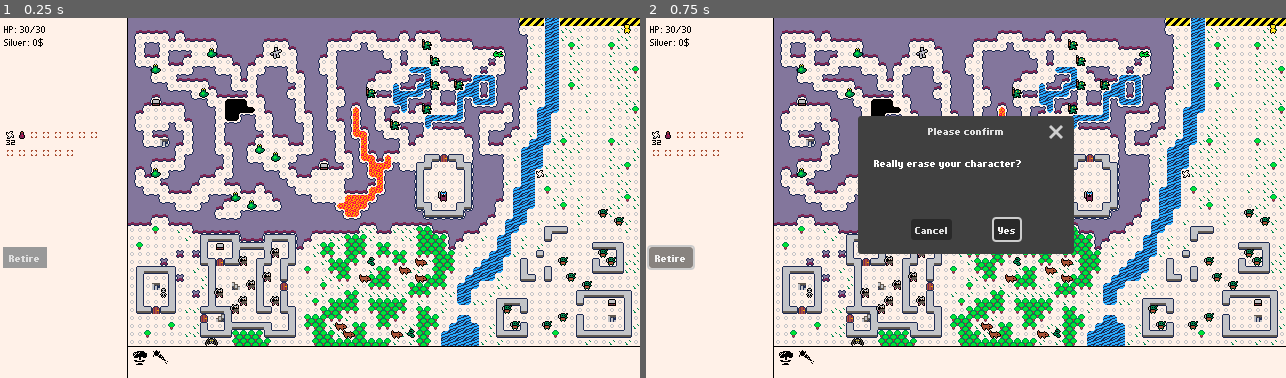
Above: before the commit, frames 1-2 (left to right).
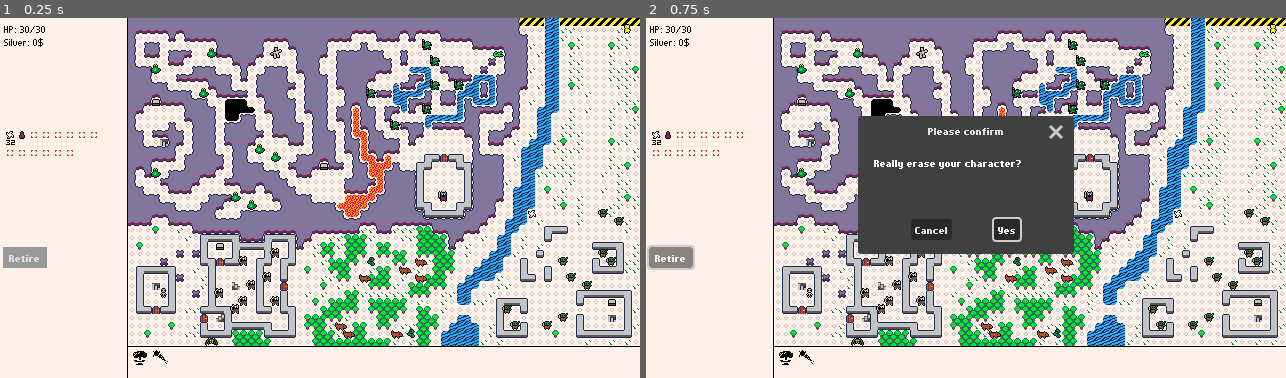
Above: after the commit, the same moments.

Repository: rsaarelm/azoth
Game: Godot game, scene res://game_screen.tscn
The game is run twice, just before and just after one commit, with the same random seed, the same clock (stepped at 60 frames per second) and the same inputs.
Inputs:
- Up to frame 1 (0.25 s): no input
- Up to frame 2 (0.75 s): click "Retire" at 0.5 s

The runs differ from the first frame. In frame 1, less than 0.1% of the frame differs, in the area x 82-85%, y 42-56%; in frame 2, less than 0.1%.

Commit message:
Item collection class for inventory

Diff:
--- a/armory/item.gd
+++ b/armory/item.gd
@@ -9,7 +9,9 @@
 		return data
 	set(value):
 		data = value
-		_refresh()
+		var icon = get_node_or_null("Icon") as Sprite2D
+		if icon:
+			icon.texture = data.icon if data else null
 
 ## Count of copies of the item in a stack for stackable items.
 @export_range(1, 99, 1) var count: int = 1:
@@ -32,22 +34,48 @@
 			posmod(position.y as int, Area.CELL_SIZE))
 		position = Vector2(value * Area.CELL_SIZE + offset)
 
+func _init(_data=null, _count=1):
+	self.data = _data
+	# XXX: Should recoverable error handling be used for constructor validation?
+	assert(_count == 1 || (_data and _data.is_stacking))
+	self.count = _count
+
 func _ready():
-	_refresh()
+	# Create a Sprite2D child node named Icon.
+	var icon = Sprite2D.new()
+	icon.name = "Icon"
+	add_child(icon, true)
+	icon.texture = data.icon if data else null
+	# Create a CollisionShape2D child node that's a circle with radius 2.0
+	var collision = CollisionShape2D.new()
+	var shape = CircleShape2D.new()
+	shape.radius = 2.0
+	collision.shape = shape
+	add_child(collision)
 
-## Update the on-screen icon to match itemdata
-func _refresh():
-	if data:
-		$Icon.texture = data.icon
-	else:
-		$Icon.texture = null
+func _process(_delta):
+	animate()
+
+# Split off part of stack.
+func split(amount: int) -> Item:
+	var clone = duplicate()
+	if amount >= count:
+		amount = count  # Don't make more than we have.
+		self.queue_free()
+	assert(amount == 1 || clone.data.is_stacking)
+	assert(amount <= ItemData.MAX_STACK)
+	clone.count = amount
+	return clone
 
 #region Animation
 const BLINK_CYCLE := int(2.0 * 60)  # 2 seconds in frames
 const BLINK_DURATION := int(0.15 * 60)
 var _phase_offset = hash(self) % BLINK_CYCLE
 
-func _process(_delta):
+func animate():
+	if Engine.is_editor_hint():
+		return  # Don't animate in editor.
+
 	# Blinking animation, operate in 60 FPS frames
 	var frame = (Engine.get_physics_frames() + _phase_offset) % BLINK_CYCLE
 
--- a/armory/item_data.gd
+++ b/armory/item_data.gd
@@ -2,6 +2,8 @@
 extends Resource
 
 ## The abstract Item resource.
+
+const MAX_STACK := 99
 
 @export var name := "Unnamed item"
 @export var icon: Texture2D
--- a/atlas/sprintmap.tscn
+++ b/atlas/sprintmap.tscn
@@ -2,7 +2,7 @@
 
 [ext_resource type="TileSet" uid="uid://bq2yy7xds0ie2" path="res://atlas/tileset.tres" id="1_7geth"]
 [ext_resource type="Script" uid="uid://dbffabqownw0c" path="res://atlas/area.gd" id="2_36h2f"]
-[ext_resource type="PackedScene" uid="uid://bnigs4sd0eduf" path="res://armory/item.tscn" id="3_s5gdo"]
+[ext_resource type="Script" uid="uid://ceg3r73mgjdrx" path="res://armory/item.gd" id="3_s5gdo"]
 [ext_resource type="Resource" uid="uid://goglsyhkeiey" path="res://armory/throwing_star.tres" id="4_hj07n"]
 
 [node name="Area" type="TileMapLayer"]
@@ -14,11 +14,13 @@
 below = "res://atlas/cellar.tscn"
 metadata/_custom_type_script = "uid://dbffabqownw0c"
 
-[node name="ItemNode" parent="." instance=ExtResource("3_s5gdo")]
-position = Vector2(412, 156)
-data = ExtResource("4_hj07n")
-
 [node name="Spawns" type="TileMapLayer" parent="."]
 y_sort_enabled = true
 tile_map_data = PackedByteArray("AAA7AB0AAAAAAAAABQA8AB4AAAAAAAAABQA3ACAAAAAAAAAABQA2AB4AAAAAAAAABQA5ACEAAAAAAAAABQA9AB …(688 unchanged characters)…
 tile_set = ExtResource("1_7geth")
+
+[node name="Item" type="Area2D" parent="."]
+position = Vector2(404, 196)
+script = ExtResource("3_s5gdo")
+data = ExtResource("4_hj07n")
+metadata/_custom_type_script = "uid://ceg3r73mgjdrx"
--- a/bestiary/mob.gd
+++ b/bestiary/mob.gd
@@ -435,14 +435,9 @@
 
 #region Items
 func pick_up(item: Item) -> void:
+	# TODO A/an distinction in articles
 	say("\"A" + item.data.name + ".\"")
-	# Node location gets a bit weird since the item becomes more
-	# abstract at this point and doesn't exist as a sprite anymore.
-	# Parenting it to the player data singleton, let's see if that
-	# works.
-	item.reparent(Player)
-	item.visible = false
-	Player.inventory.append(item)
+	Player.inventory.take(item)
 #endregion
 
 #region Animation
--- /dev/null
+++ b/item_collection.gd
@@ -0,0 +1,70 @@
+class_name ItemCollection extends Node
+
+var items: Array[Item]
+
+signal contents_changed
+
+func take(item):
+	if item.data.is_stacking:
+		# Try to merge into an existing stack.
+		for i in items.size():
+			if items[i].data == item.data:
+				var space = ItemData.MAX_STACK - items[i].count
+				if space >= item.count:
+					# Fully merged into an existing pile, exit early.
+					items[i].count += item.count
+					item.queue_free()
+					contents_changed.emit()
+					return
+				else:
+					items[i].count += space
+					item.count -= space
+
+	# If we're here, the item was not fully merged into an existing stack,
+	# and we need to add a new item.
+
+	# Item moves under container, stops being a visible sprite in the world.
+	item.reparent(self)
+	item.visible = false
+
+	items.append(item)
+	contents_changed.emit()
+
+## Throw an item to a position back in the world.
+func throw(index: int, cell: Vector2i, amount=1):
+	var drop = items[index].split(amount)
+	if !is_instance_valid(items[index]):
+		# It was consumed by the split
+		items.remove_at(index)
+	contents_changed.emit()
+
+	# Throw it back to the world and have it be visible.
+	drop.visible = true
+	drop.cell = cell
+	drop.reparent(Game.area())
+
+## Consume items without sending them anywhere.
+func destroy(index: int, amount=1):
+	if amount >= items[index].count:
+		items[index].queue_free()
+		items.remove_at(index)
+	else:
+		items[index].count -= amount
+	contents_changed.emit()
+
+## Load an ItemCollection from a JSON array.
+static func load(file: Array) -> ItemCollection:
+	var collection = ItemCollection.new()
+	for entry in file:
+		collection.items.append(Item.new(ResourceLoader.load(entry.item), entry.count))
+	return collection
+
+## Save an ItemCollection to a JSON array.
+func save() -> Array:
+	var file: Array = []
+	for item in items:
+		file.append({
+			"item": item.data.resource_path,
+			"count": item.count,
+		})
+	return file
--- a/item_slot.gd
+++ b/item_slot.gd
@@ -1,5 +1,6 @@
 extends Control
 
+# TODO: Link to Item values instead
 @export var item: ItemData
 @export var count := 1
 
--- a/player_data.gd
+++ b/player_data.gd
@@ -15,7 +15,7 @@
 var spawn_area: String
 var spawn_pos: Vector2i
 
-var inventory: Array[Item] = []
+var inventory := ItemCollection.new()
 
 # Nullable equipment item slots
 var cloak_slot = null
@@ -112,6 +112,8 @@
 
 			cash = self.cash,
 
+			inventory = self.inventory.save(),
+
 			# Current location.
 			area = spawn_area,
 			pos = var_to_str(spawn_pos),
@@ -135,6 +137,8 @@
 
 	cash = player.cash
 
+	inventory = ItemCollection.load(player.inventory)
+
 	spawn_area = player.area
 	spawn_pos = str_to_var(player.pos)
 
Not shown, added: item_collection.gd.uid
